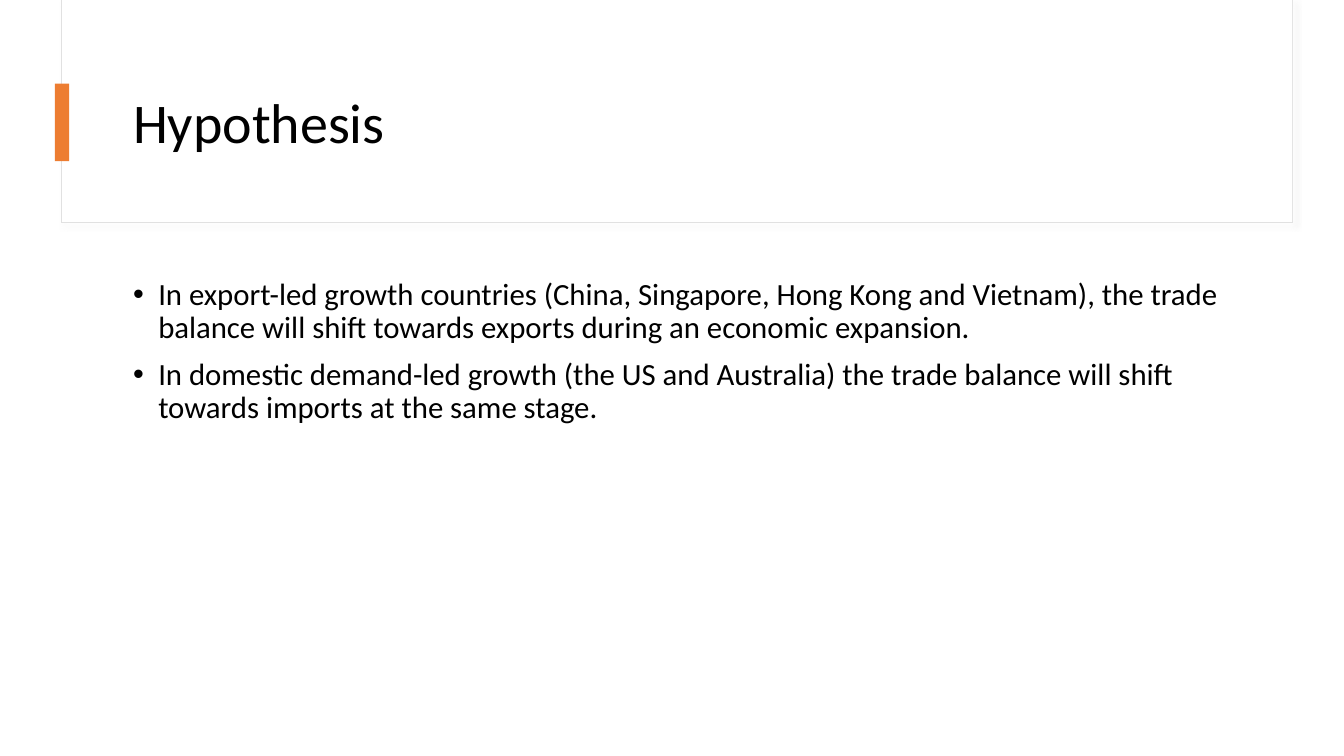
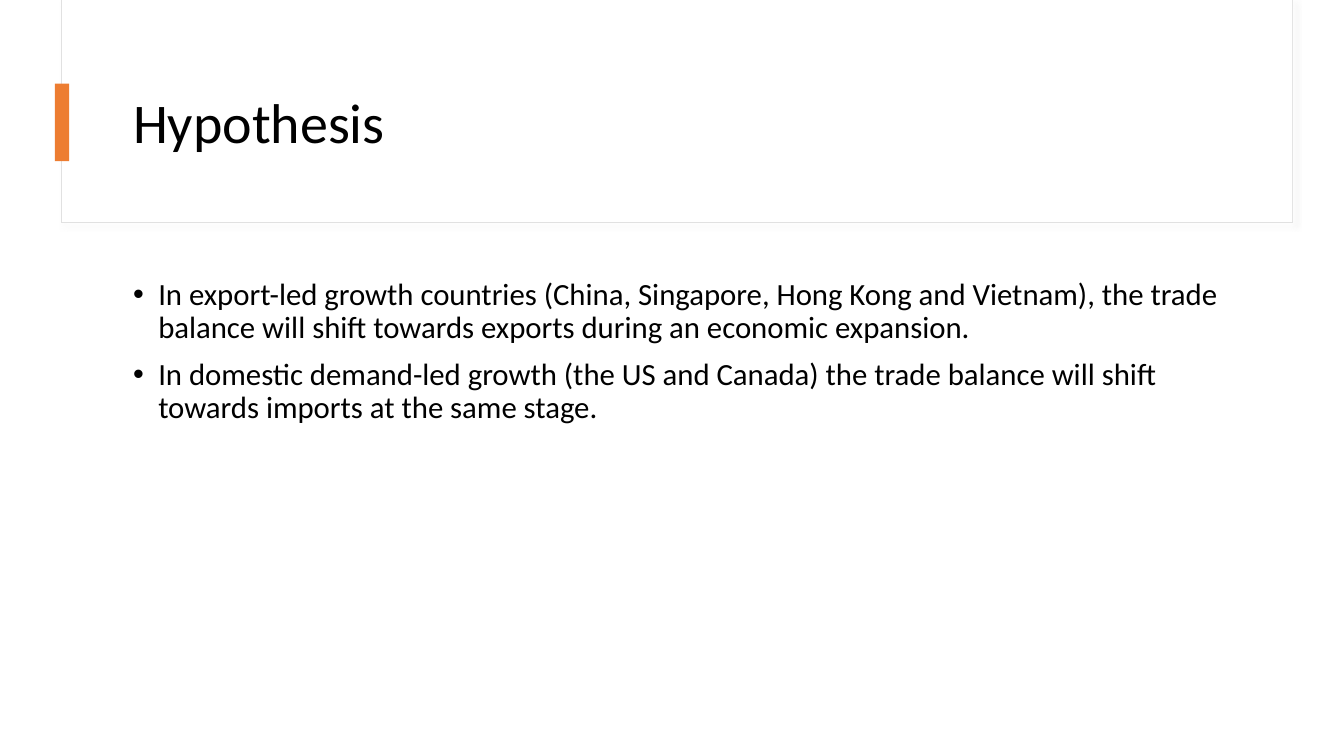
Before and after one commit to MATaylor0/data-viz-project, a slide deck: slide 3 of World Choropleth of Countries Trade Balance.pptx. Drawn at 1344x756 pixels with LibreOffice and Linux fonts; fonts in the diff are those of the drawing. Boxes give left, top, right and bottom in pixels: in the first picture for what was removed or moved away, otherwise in the second. Text is boxed around its words. In the diff, an @@ line names an element or a change of style, - is before the commit and + after.

```diff
--- a/World Choropleth of Countries Trade Balance.pptx
+++ b/World Choropleth of Countries Trade Balance.pptx
@@ text at (158, 362, 1156, 424): text changed @@
-• In domestic demand-led growth (the US and Australia) the trade balance will shift towards imports at the same stage.
+• In domestic demand-led growth (the US and Canada) the trade balance will shift towards imports at the same stage.
```
Also in this commit, not shown: 3 other slides changed, 4 slides added, 1 slide removed, 11 other files.
